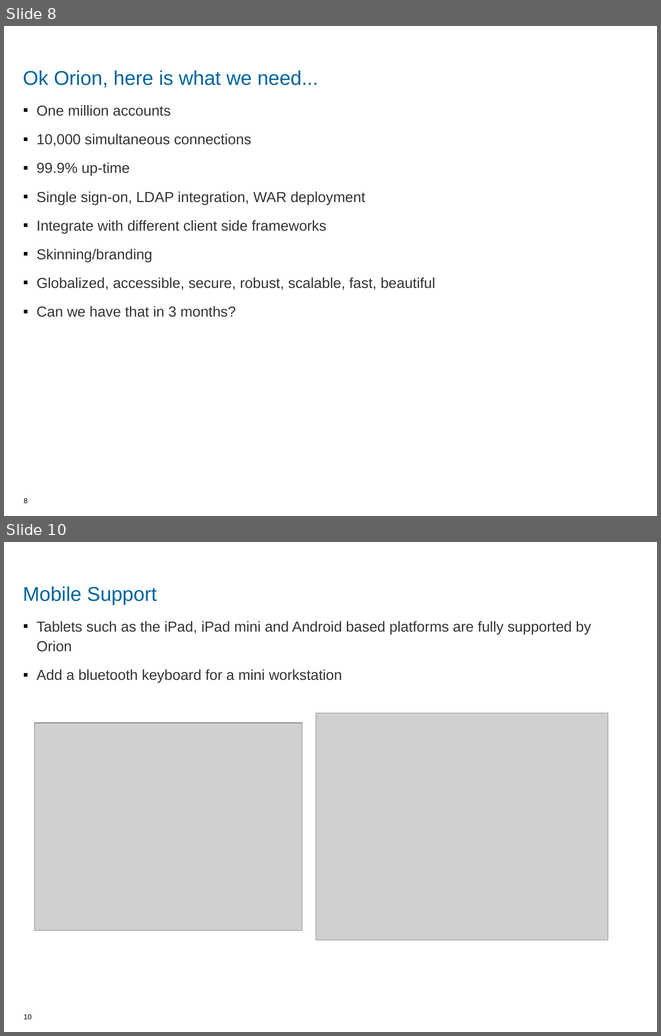
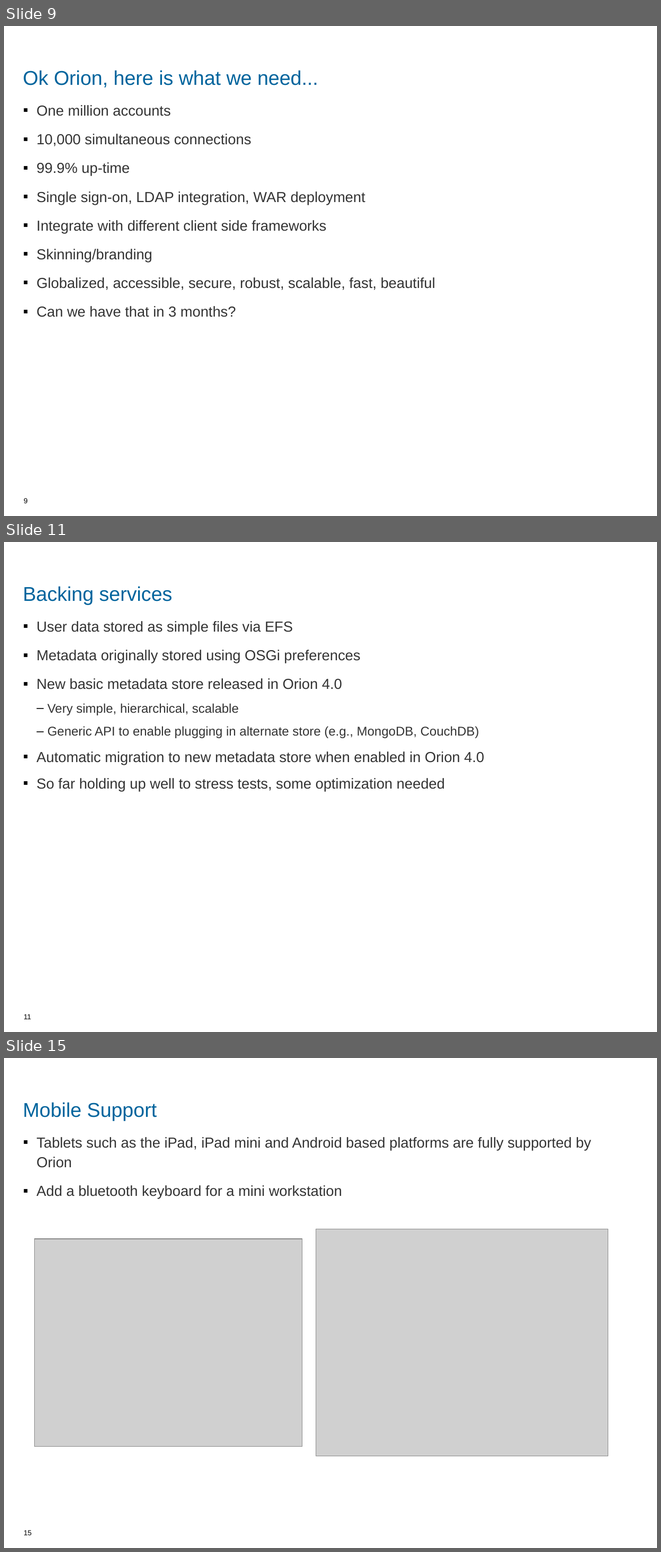
Before and after one commit to jarthorn/e4rover, a slide deck: eclipseconeurope2013/jazzhub-orion.odp. Shown one above the other, each under a label of ours: slides 8 and 10 before the commit, slides 9, 11 and 15 after it; the slides between them are not shown. The pictures are 661x1036 and 661x1552 pixels, drawn with LibreOffice and Linux fonts; fonts in the diff are those of the drawing; grey boxes stand for pictures; background and template pictures are left out. Boxes give left, top, right and bottom in pixels: in the first picture for what was removed or moved away, otherwise in the second. Text is boxed around its words. In the diff, an @@ line names an element or a change of style, - is before the commit and + after.

```diff
--- a/eclipseconeurope2013/jazzhub-orion.odp
+++ b/eclipseconeurope2013/jazzhub-orion.odp
@@ slide 11 added at box(4, 542, 657, 1032), background #FFFFFF @@
@@ title added at box(23, 586, 173, 605), 22 pt, text #00649D @@
+Backing services
@@ text added at box(36, 621, 484, 791), 16 pt, text #333333 @@
+▪ User data stored as simple files via EFS
+▪ Metadata originally stored using OSGi preferences
+▪ New basic metadata store released in Orion 4.0
+  – Very simple, hierarchical, scalable
+  – Generic API to enable plugging in alternate store (e.g., MongoDB, CouchDB)
+▪ Automatic migration to new metadata store when enabled in Orion 4.0
+▪ So far holding up well to stress tests, some optimization needed
@@ page number added at box(24, 1014, 31, 1019), 8 pt, text #000000 @@
+11
@@ what was slide 8 is now slide 9 @@
@@ page number at box(24, 498, 28, 503): text changed @@
-8
+9
@@ what was slide 10 is now slide 15 @@
@@ page number at box(24, 1530, 32, 1535): text changed @@
-10
+15
```
Also in this commit, not shown: 3 slides changed, 5 other slides added, 2 slides removed.
